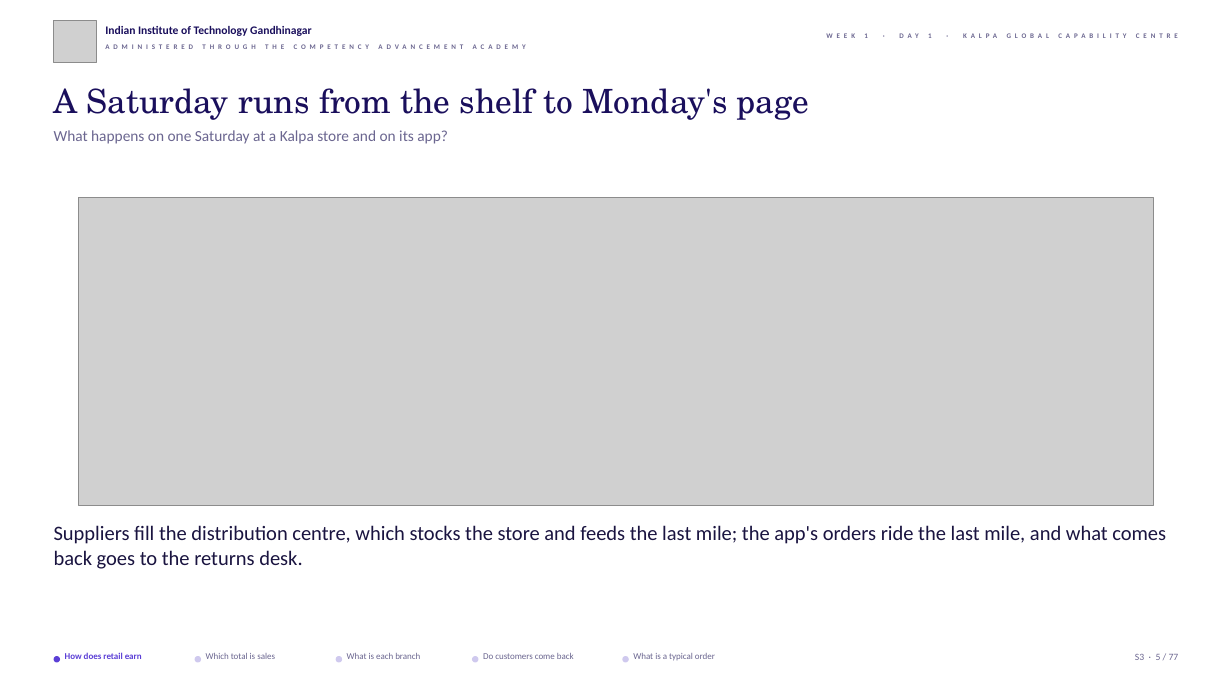
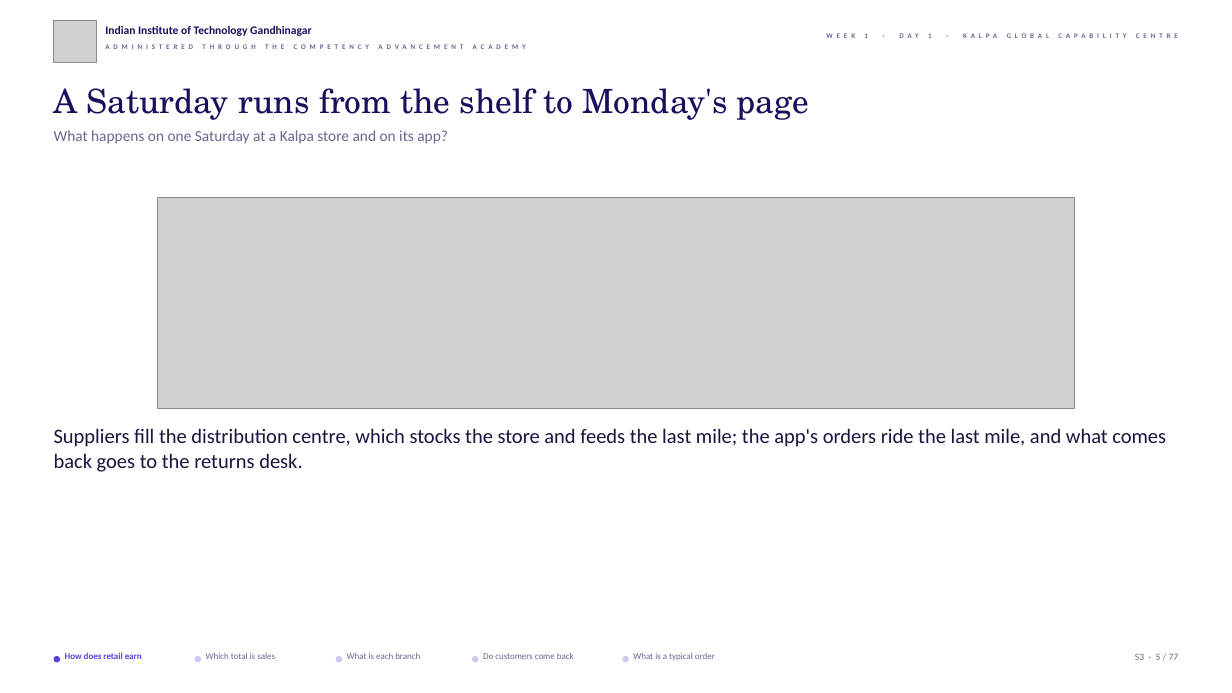
Before and after one commit to fde-academy-lab/c2-content-factory, a slide deck: slide 5 of content/W01/D1/slides/C2_W01_D01_half1_STUDENT.pptx. Drawn at 1232x693 pixels with LibreOffice and Linux fonts; fonts in the diff are those of the drawing; grey boxes stand for pictures; background and template pictures are left out. Boxes give left, top, right and bottom in pixels: in the first picture for what was removed or moved away, otherwise in the second. Text is boxed around its words. In the diff, an @@ line names an element or a change of style, - is before the commit and + after.

```diff
--- a/content/W01/D1/slides/C2_W01_D01_half1_STUDENT.pptx
+++ b/content/W01/D1/slides/C2_W01_D01_half1_STUDENT.pptx
@@ picture: place and size @@
-picture at box(79, 198, 1153, 506)
+picture at box(158, 198, 1075, 409)
@@ text "Suppliers fill the distribution centre, ...": place and size @@
-text "Suppliers fill the distribution centre, ..." at box(54, 525, 1166, 569)
+text "Suppliers fill the distribution centre, ..." at box(54, 428, 1166, 472)
```
Also in this commit, not shown: 23 other slides changed, 3 other files.
